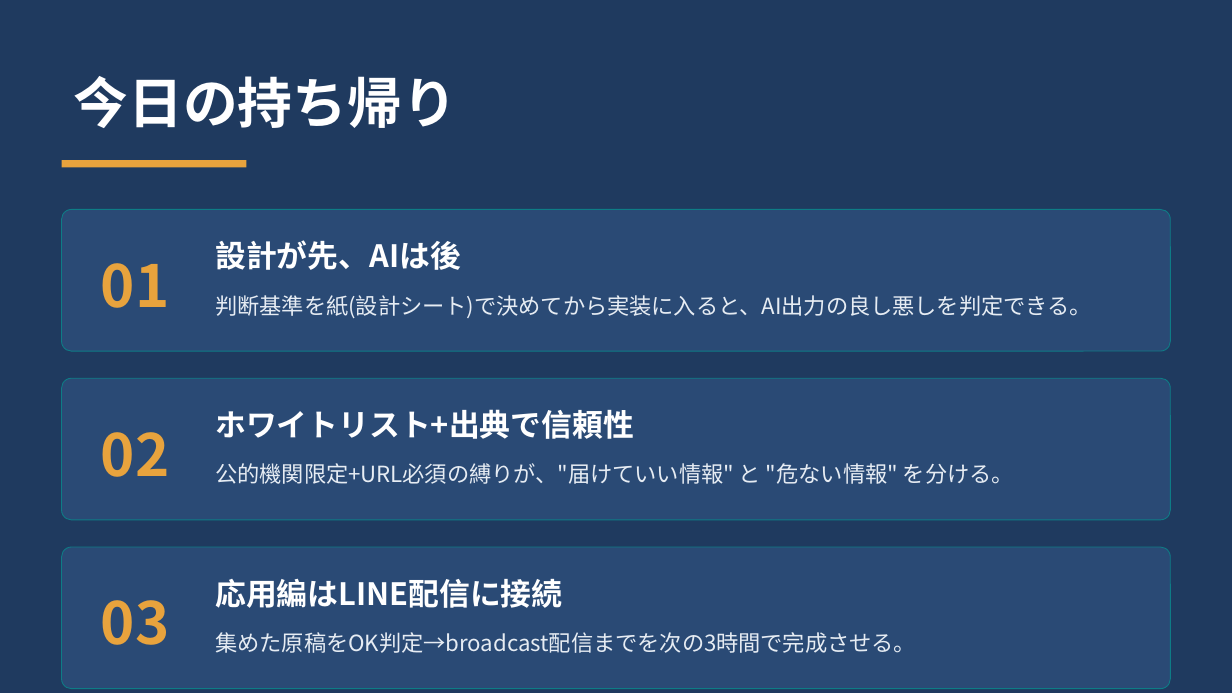
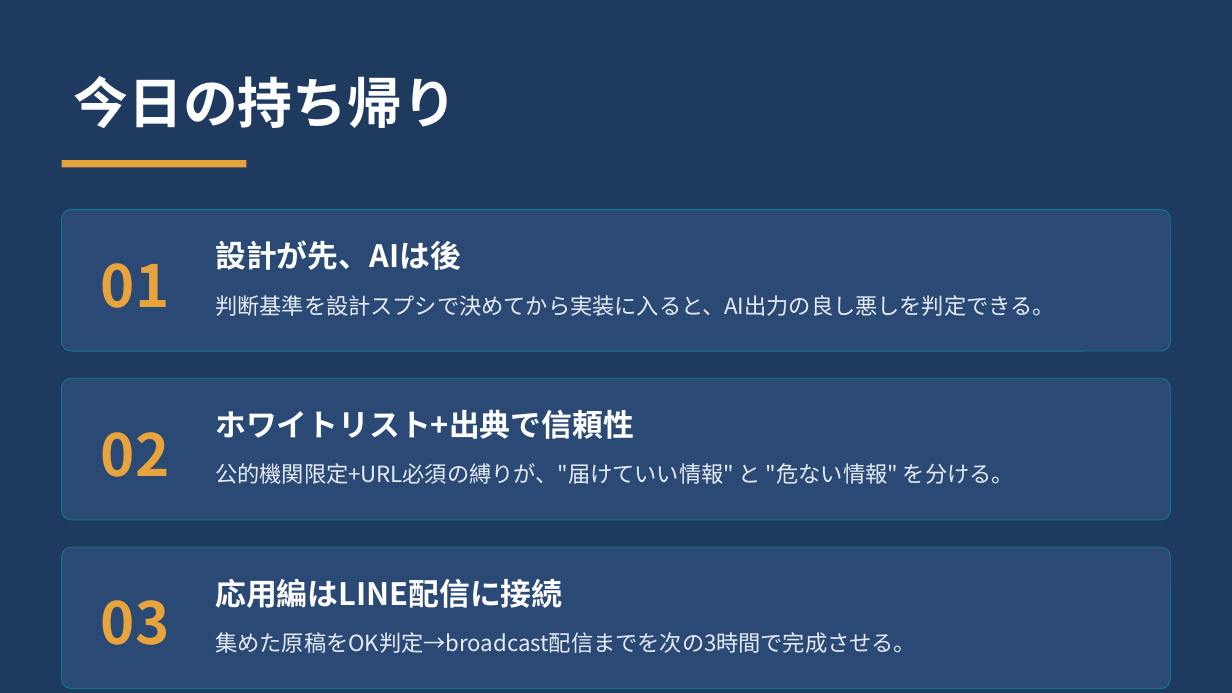
Before and after one commit to kana-story-321/github.io, a slide deck: slide 8 of lecture_pptx/out/s12/ワーク01.pptx. Drawn at 1232x693 pixels with LibreOffice and Linux fonts; fonts in the diff are those of the drawing. Boxes give left, top, right and bottom in pixels: in the first picture for what was removed or moved away, otherwise in the second. Text is boxed around its words. In the diff, an @@ line names an element or a change of style, - is before the commit and + after.

```diff
--- a/lecture_pptx/out/s12/ワーク01.pptx
+++ b/lecture_pptx/out/s12/ワーク01.pptx
@@ text at box(215, 295, 1054, 316): text changed @@
-判断基準を紙(設計シート)で決めてから実装に入ると、AI出力の良し悪しを判定できる。
+判断基準を設計スプシで決めてから実装に入ると、AI出力の良し悪しを判定できる。
```
Also in this commit, not shown: 2 other slides changed, 9 other files.
